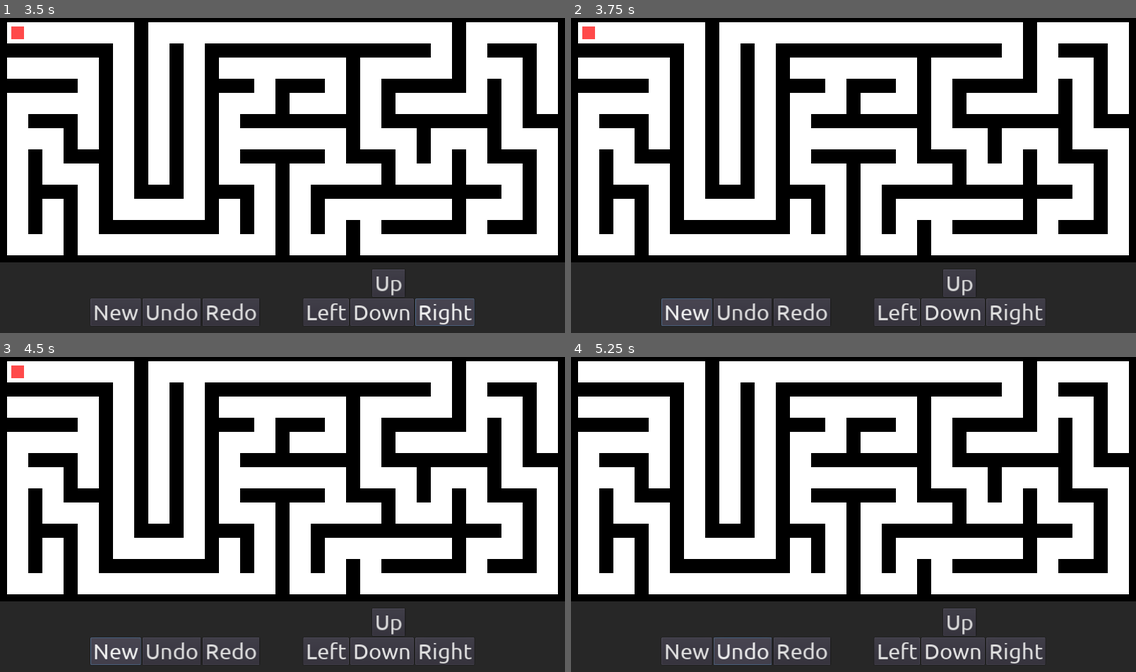
Above: before the commit, frames 1-4 (two rows, left to right).
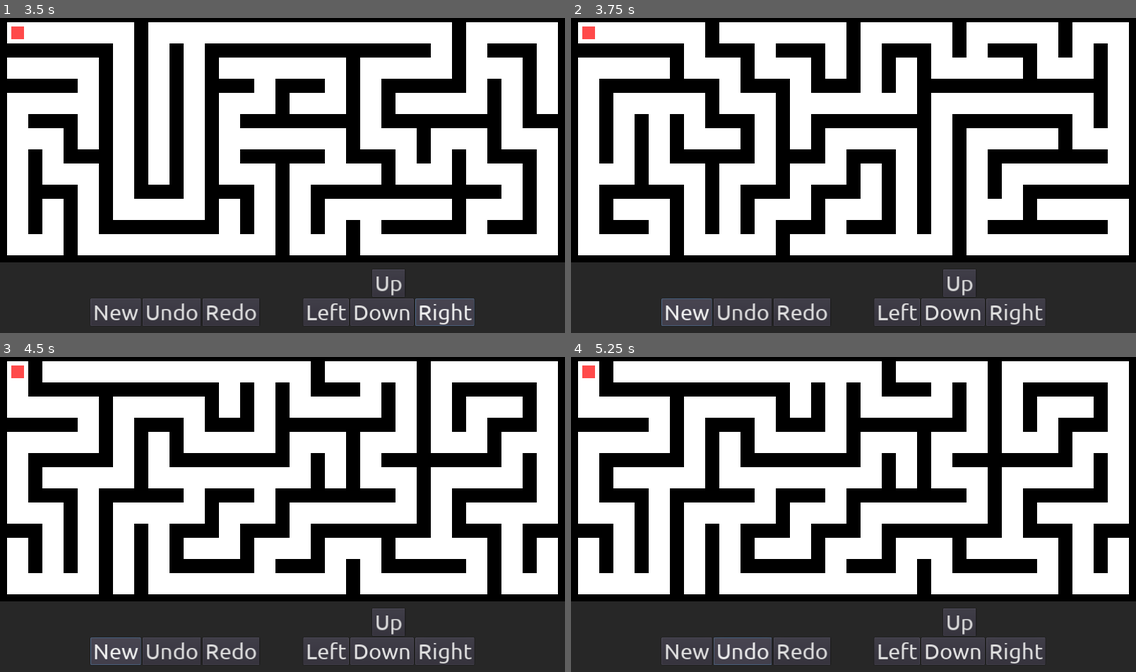
Above: after the commit, the same moments.

Repository: Skyvastern/command-pattern
Game: Godot game, scene res://CommandPattern/CommandPattern.tscn
The game is run twice, just before and just after one commit, with the same random seed, the same clock (stepped at 60 frames per second) and the same inputs.
Inputs:
- Up to frame 1 (3.5 s): click "Up" at 0.5 s; click "Left" at 1.25 s; click "Down" at 2 s; click "Right" at 2.75 s
- Up to frame 2 (3.75 s): click "New" at 3.5 s
- Up to frame 3 (4.5 s): click "New" at 4.25 s
- Up to frame 4 (5.25 s): click "Undo" at 5 s

Frame 1 is identical in both runs. In frame 2, 15% of the frame differs, in the area x 1-99%, y 1-76%; in frame 3, 14%; in frame 4, 15%.

Commit message:
Implement new button, to start new game

Diff:
--- a/CommandPattern/CommandPattern.gd
+++ b/CommandPattern/CommandPattern.gd
@@ -2,7 +2,14 @@
 
 export var maze_gen_path: NodePath
 onready var maze_gen: MazeGenerator = get_node(maze_gen_path)
+export var player_path: NodePath
+onready var player: Player = get_node(player_path)
 
 
 func _ready() -> void:
-    maze_gen.generate()
+	new_game()
+
+
+func new_game() -> void:
+	maze_gen.generate()
+	player.reset()
--- a/CommandPattern/CommandPattern.tscn
+++ b/CommandPattern/CommandPattern.tscn
@@ -9,6 +9,7 @@
 [node name="CommandPattern" type="Node"]
 script = ExtResource( 2 )
 maze_gen_path = NodePath("MazeGenerator")
+player_path = NodePath("Main/Player")
 
 [node name="MazeGenerator" parent="." instance=ExtResource( 1 )]
 tile_data = PoolIntArray( 0, 11, 0, 1, 13, 0, 2, 1, 0, 3, 5, 0, 4, 5, 0, 5, 3, 0, 6, 13, 0, 7, 5, 0, 8, 5, 0, 9, 1, 0,  …(1424 unchanged characters)…
@@ -121,6 +122,7 @@
 dir = Vector2( 1, 0 )
 player_path = NodePath("../../../../../../Main/Player")
 
+[connection signal="pressed" from="UI/UI/Buttons/Edit/R1/New" to="." method="new_game"]
 [connection signal="pressed" from="UI/UI/Buttons/Edit/R1/Undo" to="Main/Player/CommandQueue" method="undo_command"]
 [connection signal="pressed" from="UI/UI/Buttons/Edit/R1/Redo" to="Main/Player/CommandQueue" method="redo_command"]
 
--- a/CommandPattern/CommandQueue.gd
+++ b/CommandPattern/CommandQueue.gd
@@ -30,8 +30,21 @@
 
 	return command
 
+
+func _empty_undo() -> void:
+	for c in _undo_queue:
+		c.queue_free()
+
+	_undo_queue.clear()
+
+
 func _empty_redo() -> void:
 	for c in _redo_queue:
 		c.queue_free()
 
 	_redo_queue.clear()
+
+
+func reset_queues() -> void:
+	_empty_undo()
+	_empty_redo()
--- a/CommandPattern/Player.gd
+++ b/CommandPattern/Player.gd
@@ -11,24 +11,29 @@
 
 
 func _process(_delta: float) -> void:
-    if Input.is_action_just_pressed("ui_up"):
-        move(Vector2(0, -1))
-    if Input.is_action_just_pressed("ui_down"):
-        move(Vector2(0, 1))
-    if Input.is_action_just_pressed("ui_right"):
-        move(Vector2(1, 0))
-    if Input.is_action_just_pressed("ui_left"):
-        move(Vector2(-1, 0))
+	if Input.is_action_just_pressed("ui_up"):
+		move(Vector2(0, -1))
+	if Input.is_action_just_pressed("ui_down"):
+		move(Vector2(0, 1))
+	if Input.is_action_just_pressed("ui_right"):
+		move(Vector2(1, 0))
+	if Input.is_action_just_pressed("ui_left"):
+		move(Vector2(-1, 0))
 
-    if Input.is_action_just_pressed("ui_accept"):
-        var command = command_scene.instance()
-        add_child(command)
+	if Input.is_action_just_pressed("ui_accept"):
+		var command = command_scene.instance()
+		add_child(command)
 
 
 func move(dir: Vector2) -> void:
-    var command = command_scene.instance()
-    command.player = self
-    command.direction = dir
-    command.magnitude = distance
+	var command = command_scene.instance()
+	command.player = self
+	command.direction = dir
+	command.magnitude = distance
 
-    queue.execute(command)
+	queue.execute(command)
+
+
+func reset() -> void:
+	position = Vector2(40, 40) # Will make this automatic later
+	queue.reset_queues()
